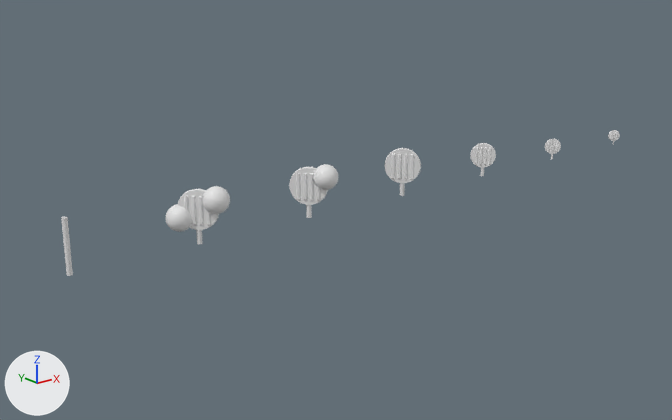
What one commit did to the Blender file landscape/trees/toyland/1954-1960.blend.
Rendered twice from a 50 mm camera at (-41.2, -28.2, 11.3) aimed at (-17.5, 1.4, -0.5). Lighting does not change. The marker at lower left points along +X, +Y and +Z.
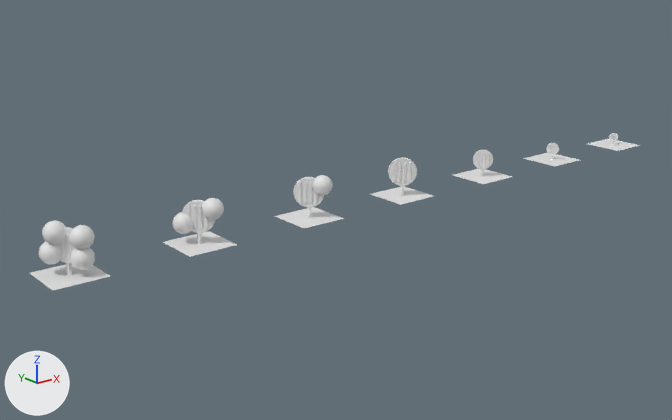
What differs and where, as boxes [x1, y1, x2, y2] in the pictures (672 x 420 px):
'Cylinder.006', rescaled, modifiers changed, moved, reshaped (48% narrower, 28% shorter): before [166, 186, 230, 232]; after [182, 200, 215, 233]
'Cylinder.010', rescaled, modifiers changed, moved, reshaped (36% narrower, 26% shorter): before [289, 164, 338, 205]; after [293, 177, 324, 207]
'Plane.003', added: after [30, 263, 110, 290]
'Cylinder.011', rescaled (21% narrower, 17% shorter): before [384, 148, 421, 183]; after [388, 157, 417, 186]
'Plane.002', added: after [163, 231, 237, 257]
'Plane.001', added: after [275, 207, 344, 228]
'Plane', added: after [371, 186, 434, 205]
'Cylinder.002', rescaled (22% narrower, 23% shorter): before [470, 143, 496, 168]; after [473, 150, 493, 169]
'Sphere.004', added: after [69, 225, 95, 249]
'Plane.004', added: after [453, 169, 512, 184]
'Sphere.005', added: after [42, 220, 66, 245]
'Sphere.006', added: after [70, 248, 95, 270]
'Sphere.003', added: after [39, 242, 61, 264]
'Sphere.001', shown: after [202, 198, 224, 220]
'Plane.005', added: after [523, 153, 579, 166]
'Cylinder.012', rescaled: before [61, 217, 73, 276]; after [66, 263, 72, 275]
'Sphere.002', shown: after [173, 212, 193, 234]
'Cylinder.013', added: after [56, 227, 77, 263]
'Sphere', shown: after [312, 175, 333, 195]
'Plane.006', added: after [587, 139, 640, 151]
'Cylinder.005', rescaled (18% narrower, 19% shorter): before [545, 139, 561, 154]; after [546, 143, 559, 155]
'Cylinder.001', rescaled (23% narrower, 17% shorter): before [608, 130, 620, 141]; after [609, 133, 618, 142]

What changed in the scene script:
```text
Add mat_special_shadowonly:
    mat_special_shadowonly = bpy.data.materials.new('Special_ShadowOnly')
Add me_plane:
    me_plane.from_pydata([(1.0, -1.0, 0.0), (-1.0, -1.0, 0.0), (1.0, 1.0, 0.0), (-1.0, 1.0, 0.0)], [], [(2, 3, 1, 0)])
    me_plane.materials.append(mat_special_shadowonly)
Change ob_cylinder_006:
    ob_cylinder_006.scale: (1.0, 1.0, 1.0) -> (0.8, 0.8, 0.8)
    remove _m = ob_cylinder_006.modifiers.new('Boolean', 'BOOLEAN')
    remove _m.object = ob_sphere_001
    remove _m.operation = 'UNION'
    remove _m.solver = 'FLOAT'
    remove _m = ob_cylinder_006.modifiers.new('Boolean.001', 'BOOLEAN')
    remove _m.object = ob_sphere_002
    remove _m.operation = 'UNION'
    remove _m.solver = 'FLOAT'
Change ob_cylinder_005:
    ob_cylinder_005.scale: (0.5, 0.5, 0.5) -> (0.4, 0.4, 0.4)
Change ob_cylinder_001:
    ob_cylinder_001.scale: (0.375, 0.375, 0.375) -> (0.3, 0.3, 0.3)
Change ob_cylinder_002:
    ob_cylinder_002.scale: (0.75, 0.75, 0.75) -> (0.6, 0.6, 0.6)
Change ob_cylinder_011:
    ob_cylinder_011.scale: (1.0, 1.0, 1.0) -> (0.8, 0.8, 0.8)
Change ob_cylinder_010:
    ob_cylinder_010.scale: (1.0, 1.0, 1.0) -> (0.8, 0.8, 0.8)
    remove _m = ob_cylinder_010.modifiers.new('Boolean', 'BOOLEAN')
    remove _m.object = ob_sphere
    remove _m.operation = 'UNION'
    remove _m.solver = 'FLOAT'
Change ob_cylinder_012:
    ob_cylinder_012.scale: (1.0, 1.0, 1.0) -> (0.8, 0.8, 0.8)
Change ob_sphere_002:
    remove ob_sphere_002.hide_set(True)  # its collection is switched off
    ob_sphere_002.location: (-25.5, 0.5, 0.96) -> (-25.4, 0.4, 0.76)
    ob_sphere_002.scale: (0.5, 0.5, 0.5) -> (0.4, 0.4, 0.4)
Change ob_sphere_001:
    remove ob_sphere_001.hide_set(True)  # its collection is switched off
    ob_sphere_001.location: (-24.52, -0.48, 1.68) -> (-24.62, -0.38, 1.34)
    ob_sphere_001.scale: (0.5, 0.5, 0.5) -> (0.4, 0.4, 0.4)
Change ob_sphere:
    remove ob_sphere.hide_set(True)  # its collection is switched off
    ob_sphere.location: (-19.52, -0.48, 1.68) -> (-19.62, -0.38, 1.34)
    ob_sphere.scale: (0.5, 0.5, 0.5) -> (0.4, 0.4, 0.4)
Add ob_sphere_003:
    ob_sphere_003 = bpy.data.objects.new('Sphere.003', me_sphere_002)
    ob_sphere_003.location = (-30.4, 0.4, 0.76)
    ob_sphere_003.scale = (0.4, 0.4, 0.4)
Add ob_sphere_004:
    ob_sphere_004 = bpy.data.objects.new('Sphere.004', me_sphere_001)
    ob_sphere_004.location = (-29.62, -0.38, 1.34)
    ob_sphere_004.scale = (0.4, 0.4, 0.4)
Add ob_sphere_005:
    ob_sphere_005 = bpy.data.objects.new('Sphere.005', me_sphere_001)
    ob_sphere_005.location = (-30.27, 0.27, 1.46)
    ob_sphere_005.scale = (0.4, 0.4, 0.4)
Add ob_sphere_006:
    ob_sphere_006 = bpy.data.objects.new('Sphere.006', me_sphere_001)
    ob_sphere_006.location = (-29.65, -0.35, 0.61)
    ob_sphere_006.scale = (0.4, 0.4, 0.4)
Add ob_plane:
    ob_plane = bpy.data.objects.new('Plane', me_plane)
    ob_plane.location = (-15.0, 0.0, 0.0)
Add ob_plane_006:
    ob_plane_006 = bpy.data.objects.new('Plane.006', me_plane)
    ob_plane_006.location = (0.0, 0.0, 0.0)
Add ob_plane_005:
    ob_plane_005 = bpy.data.objects.new('Plane.005', me_plane)
    ob_plane_005.location = (-5.0, 0.0, 0.0)
Add ob_plane_004:
    ob_plane_004 = bpy.data.objects.new('Plane.004', me_plane)
    ob_plane_004.location = (-10.0, 0.0, 0.0)
Add ob_plane_003:
    ob_plane_003 = bpy.data.objects.new('Plane.003', me_plane)
    ob_plane_003.location = (-30.0, 0.0, 0.0)
Add ob_plane_002:
    ob_plane_002 = bpy.data.objects.new('Plane.002', me_plane)
    ob_plane_002.location = (-25.0, 0.0, 0.0)
Add ob_plane_001:
    ob_plane_001 = bpy.data.objects.new('Plane.001', me_plane)
    ob_plane_001.location = (-20.0, 0.0, 0.0)
Add ob_cylinder_013:
    ob_cylinder_013 = bpy.data.objects.new('Cylinder.013', me_cylinder_007)  # modifiers EDGE_SPLIT, MIRROR
    ob_cylinder_013.location = (-30.0, 0.0, 0.0)
    ob_cylinder_013.rotation_euler = (0.0, 0.0, -0.785)  # degrees (0, 0, -45)
    ob_cylinder_013.scale = (0.8, 0.8, 0.8)
```
